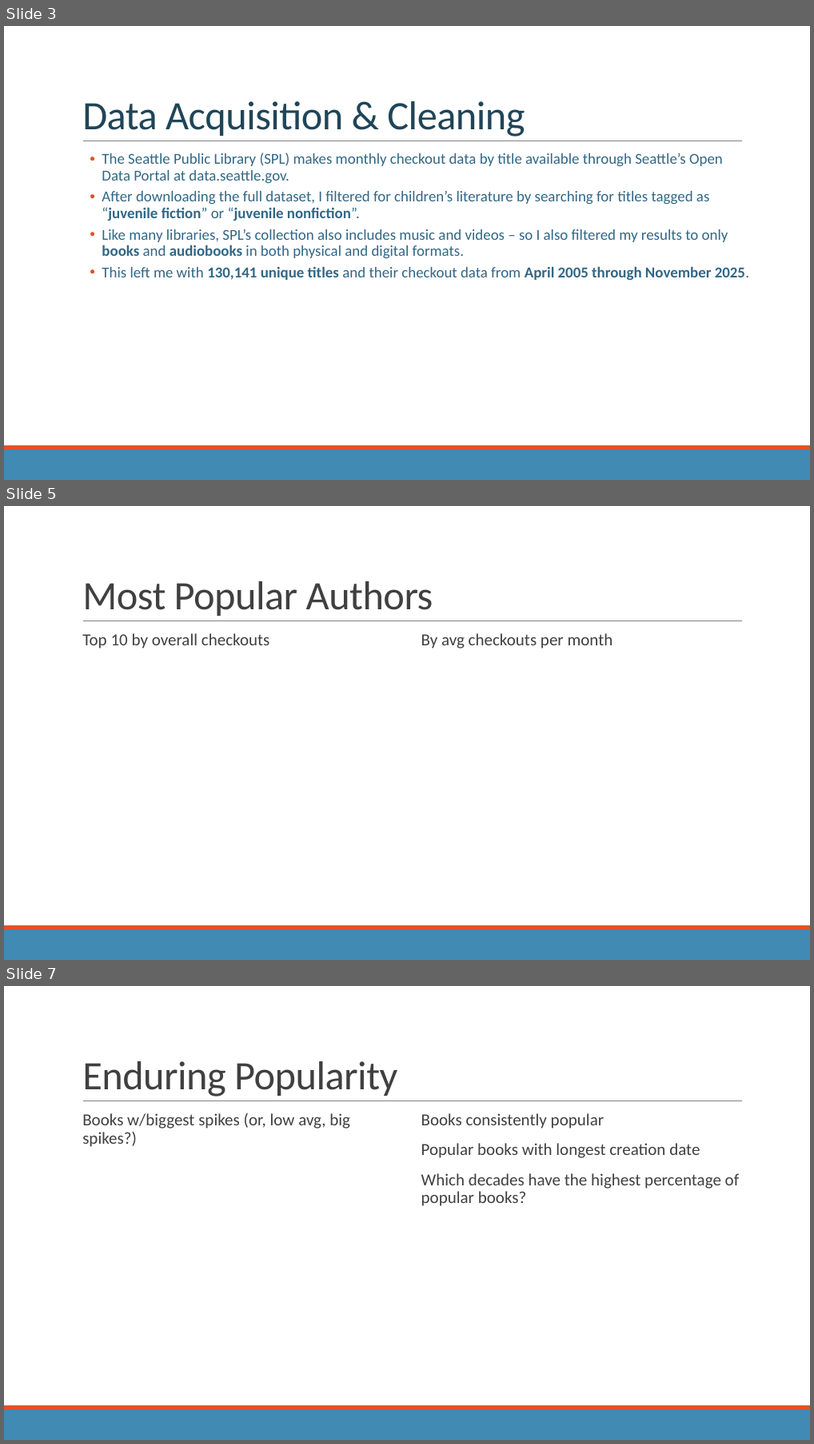
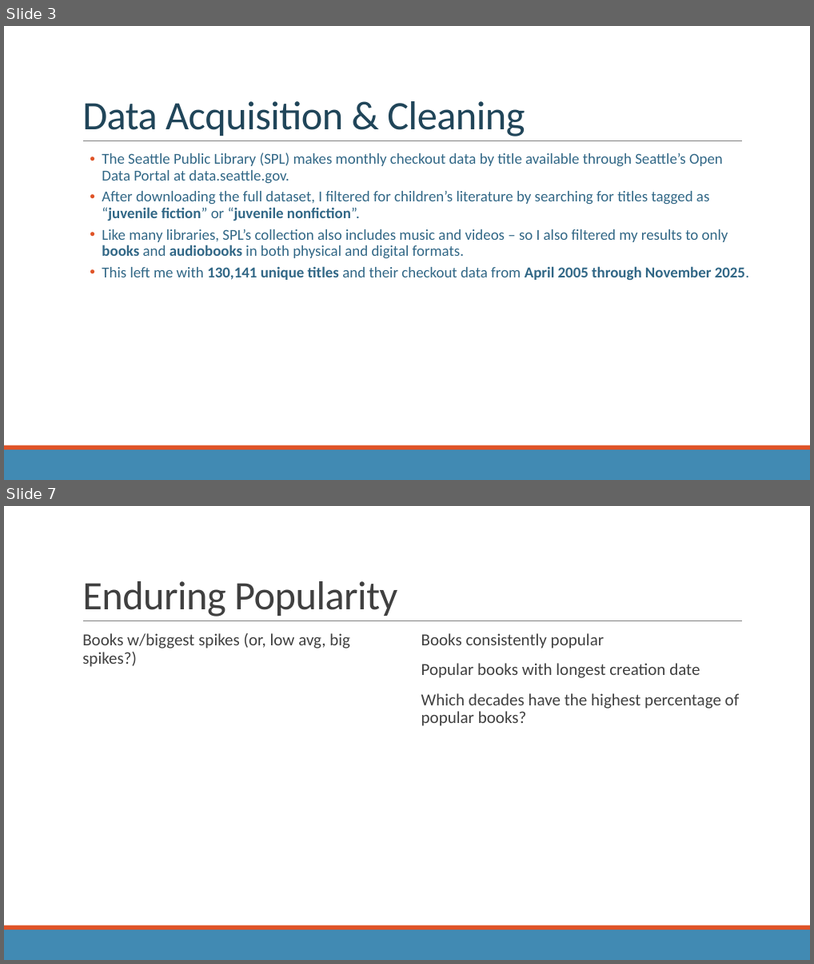
Before and after one commit to rm-pearson/NSS-capstone, a slide deck: presentation draft.pptx. Shown one above the other, each under a label of ours: slides 3, 5 and 7 before the commit, slides 3 and 7 after it; the slides between them are not shown. The pictures are 814x1444 and 814x964 pixels, drawn with LibreOffice and Linux fonts; fonts in the diff are those of the drawing. Boxes give left, top, right and bottom in pixels: in the first picture for what was removed or moved away, otherwise in the second. Text is boxed around its words. In the diff, an @@ line names an element or a change of style, - is before the commit and + after.

```diff
--- a/presentation draft.pptx
+++ b/presentation draft.pptx
@@ slide 5 removed at box(4, 506, 810, 960), background #FFFFFF; not listed: 3 template elements that a slide beside it also shows @@
@@ title removed at box(82, 581, 434, 616) @@
-Most Popular Authors
@@ text removed at box(82, 633, 270, 648) @@
-  Top 10 by overall checkouts
@@ text removed at box(422, 633, 614, 648) @@
-  By avg checkouts per month
```
Also in this commit, not shown: 1 slide changed, 2 slides added, 1 other slide removed, 6 other files.
